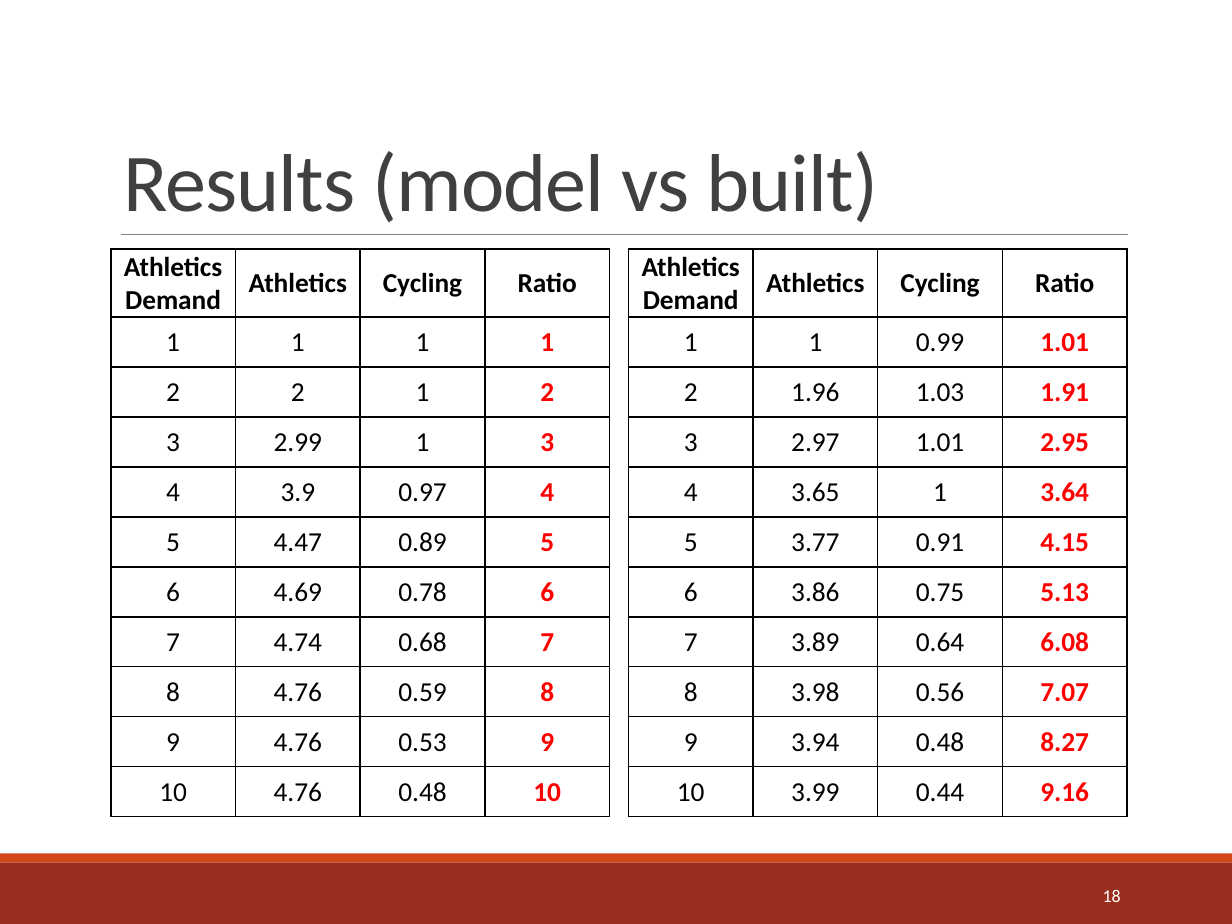
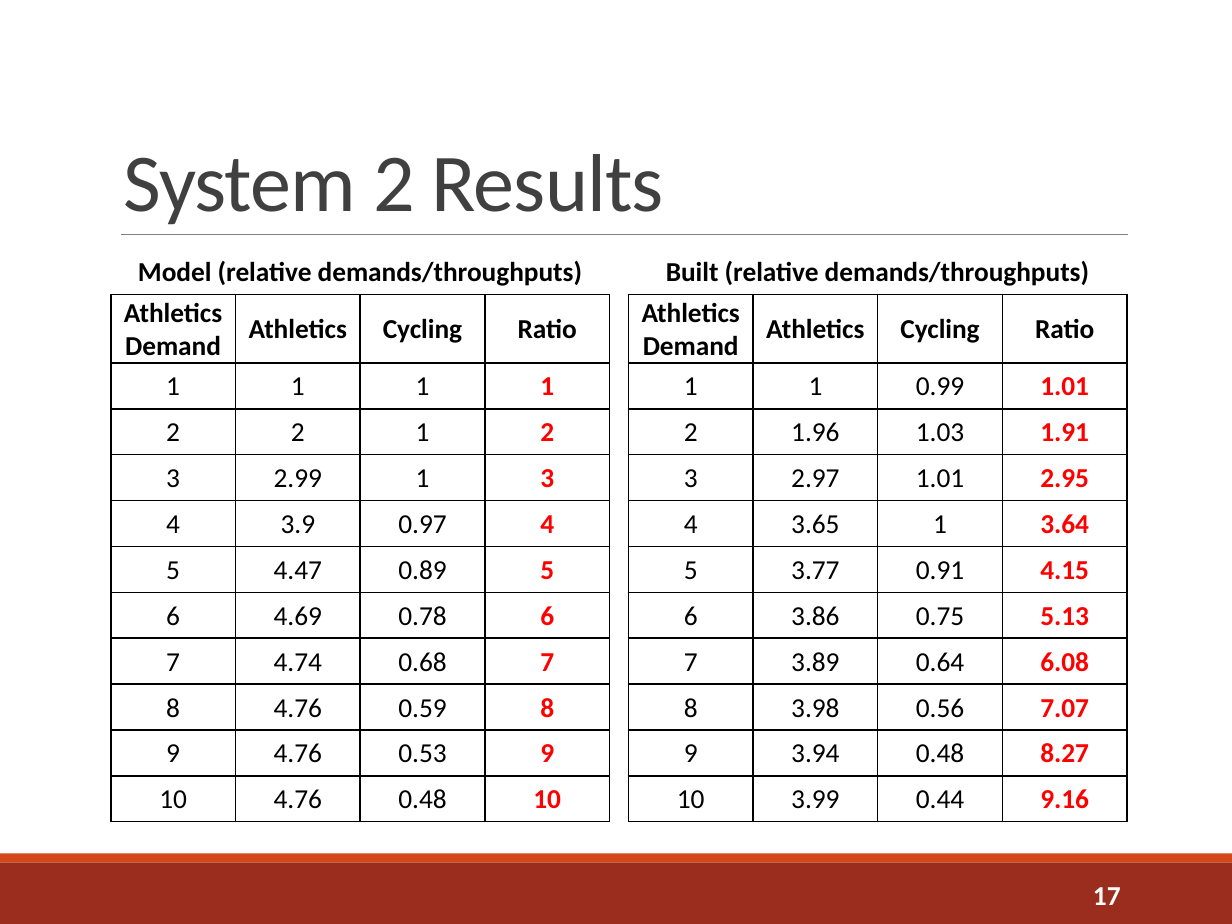
Before and after one commit to sshephard2/skewed-modelling, a slide deck: slide 17 of Presentation/Shephard_8199.pptx (slide 18 before the commit). Drawn at 1232x924 pixels with LibreOffice and Linux fonts; fonts in the diff are those of the drawing. Boxes give left, top, right and bottom in pixels: in the first picture for what was removed or moved away, otherwise in the second. Text is boxed around its words. In the diff, an @@ line names an element or a change of style, - is before the commit and + after.

```diff
--- a/Presentation/Shephard_8199.pptx
+++ b/Presentation/Shephard_8199.pptx
@@ title at bbox=[123, 154, 664, 225]: text changed @@
-Results (model vs built)
+System 2 Results
@@ table at bbox=[111, 249, 609, 821] @@
+row 1: Model (relative demands/throughputs) |  |  | 
@@ table at bbox=[628, 249, 1126, 821] @@
+row 1: Built (relative demands/throughputs) |  |  | 
@@ page number at bbox=[1093, 887, 1121, 905]: text changed; size 10.5 to 16 pt; bold on @@
-18
+17
```
Also in this commit, not shown: 11 other slides changed, 1 slide added, 1 slide removed.
